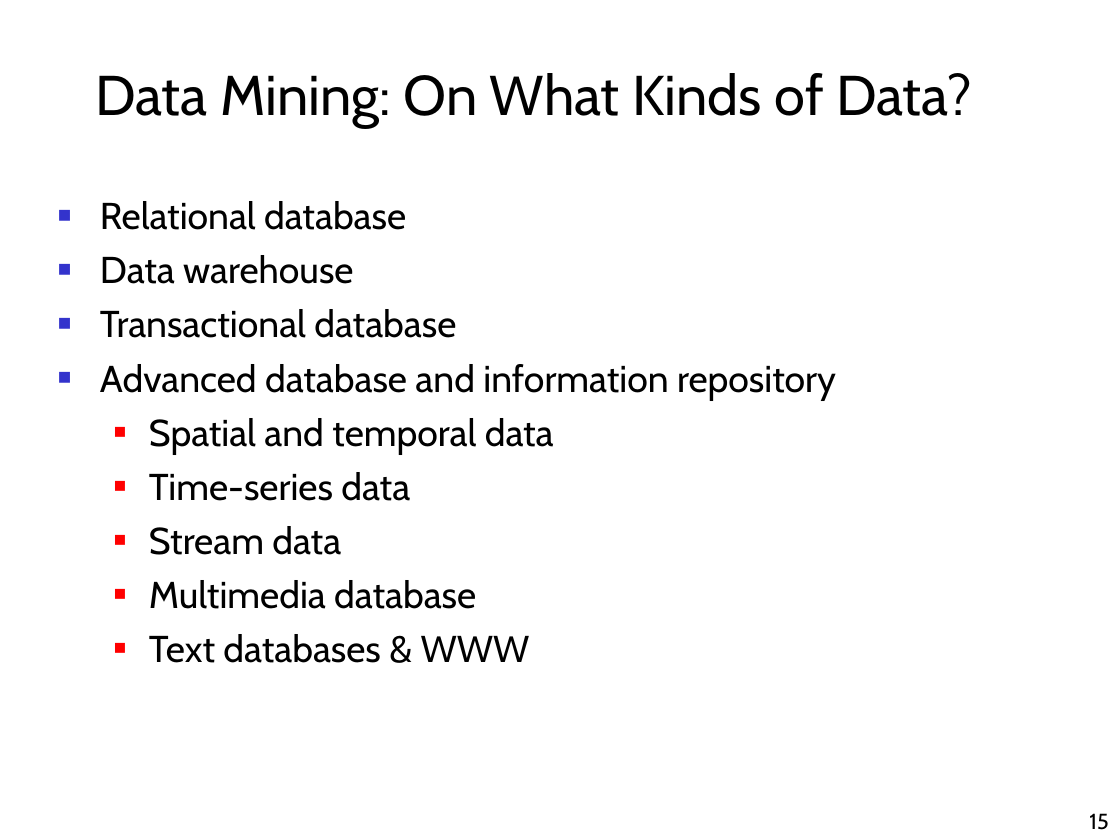
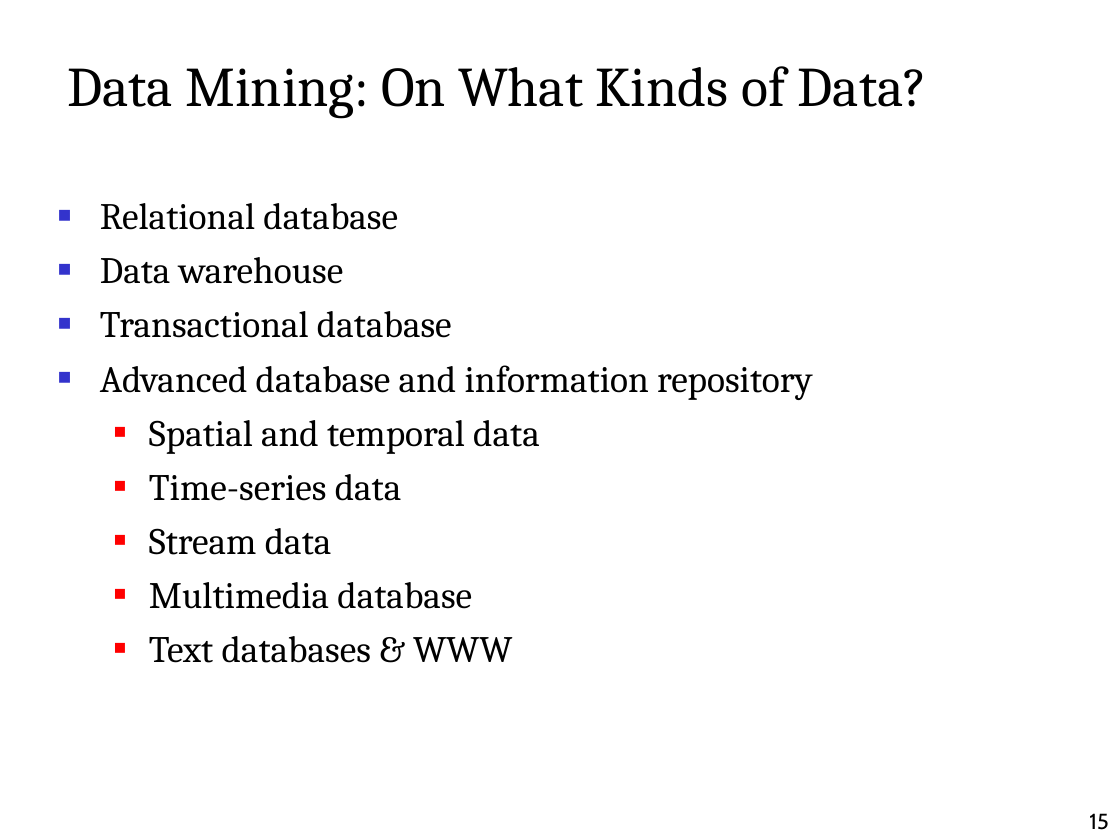
Before and after one commit to alaagamal98/web-based-his, a slide deck: slide 15 of Presentation/Data Mining.ppt. Drawn at 1120x840 pixels with LibreOffice and Linux fonts; fonts in the diff are those of the drawing; background and template pictures are left out. Boxes give left, top, right and bottom in pixels: in the first picture for what was removed or moved away, otherwise in the second. Text is boxed around its words. In the diff, an @@ line names an element or a change of style, - is before the commit and + after.

```diff
--- a/Presentation/Data Mining.ppt
+++ b/Presentation/Data Mining.ppt
@@ title "Data Mining: On What Kinds ..." at <box>67,66,927,119</box>: font Cabin to Cambria @@
@@ title "Data Mining: On What Kinds ...": place and size @@
-title "Data Mining: On What Kinds ..." at <box>95,73,972,128</box>
+title "Data Mining: On What Kinds ..." at <box>67,66,927,119</box>
@@ text "Relational database" at <box>100,203,812,663</box>: font Cabin to Cambria @@
```
Also in this commit, not shown: 12 other slides changed, 1 slide added, 1 slide removed, 4 other files.
